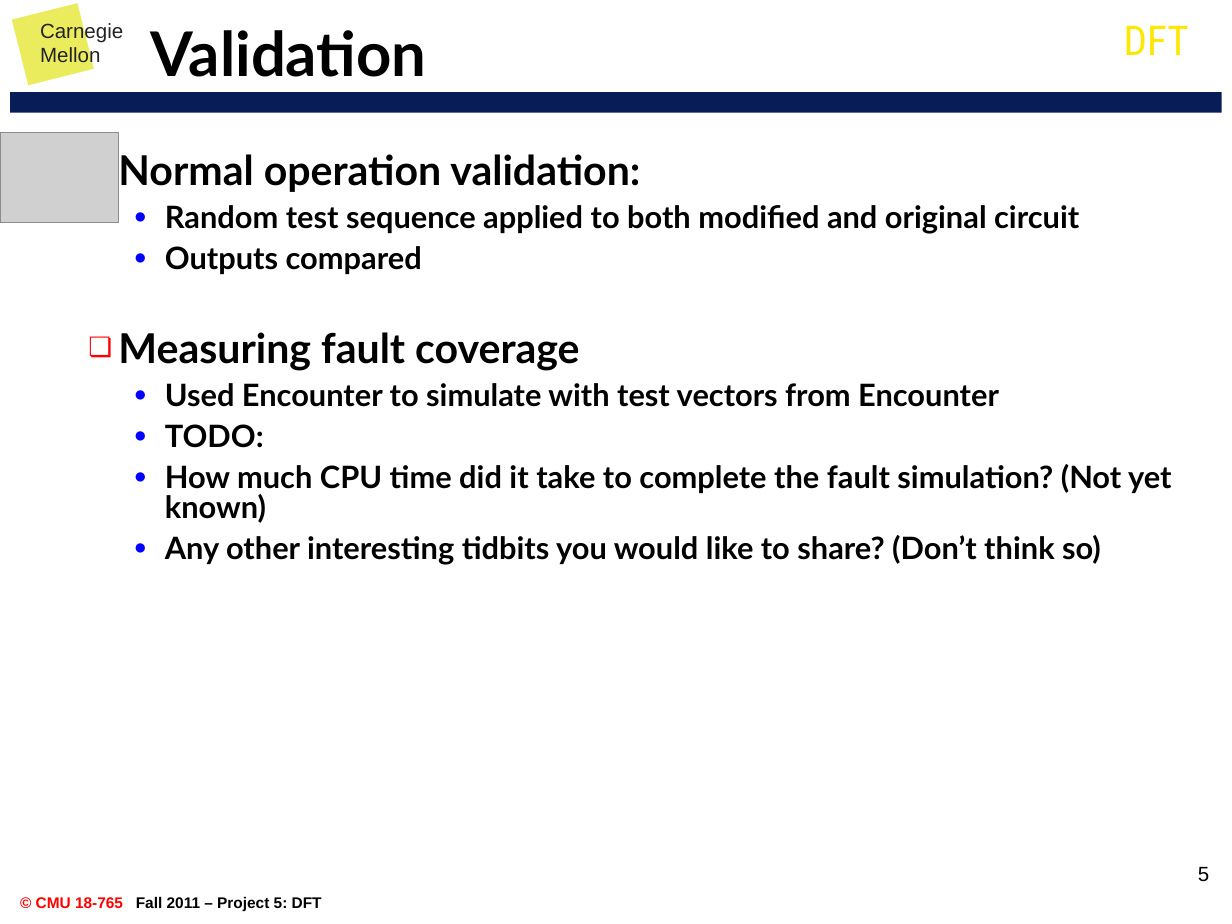
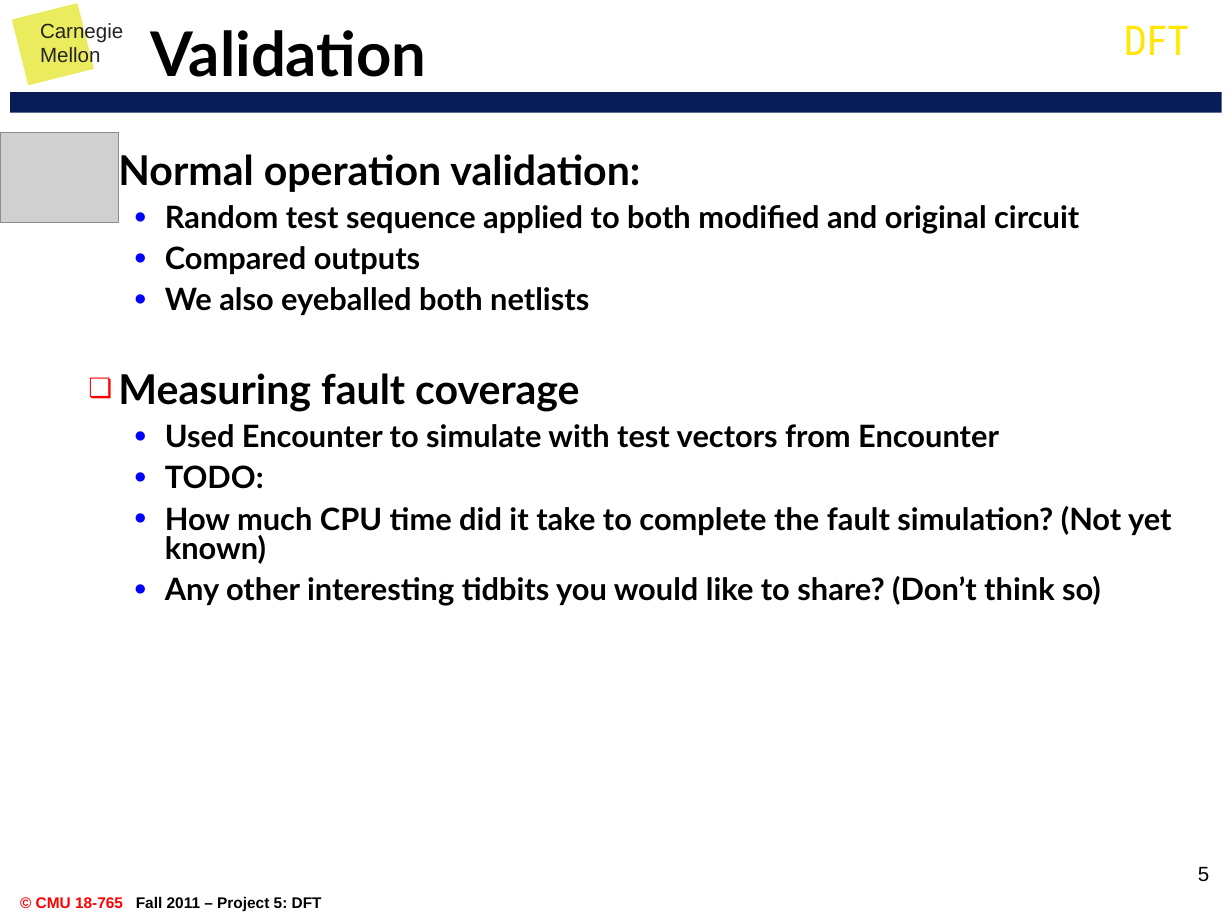
Before and after one commit to njansen28/765p5, a slide deck: slide 5 of 765_presentation_njansen_elliotr.ppt. Drawn at 1232x924 pixels with LibreOffice and Linux fonts; fonts in the diff are those of the drawing; grey boxes stand for pictures. Boxes give left, top, right and bottom in pixels: in the first picture for what was removed or moved away, otherwise in the second. Text is boxed around its words. In the diff, an @@ line names an element or a change of style, - is before the commit and + after.

Commit message:
added stupid joke

```diff
--- a/765_presentation_njansen_elliotr.ppt
+++ b/765_presentation_njansen_elliotr.ppt
@@ text at (x1=165, y1=246, x2=589, y2=315): text changed @@
-  ● Outputs compared
+  ● Compared outputs
+  ● We also eyeballed both netlists
```
